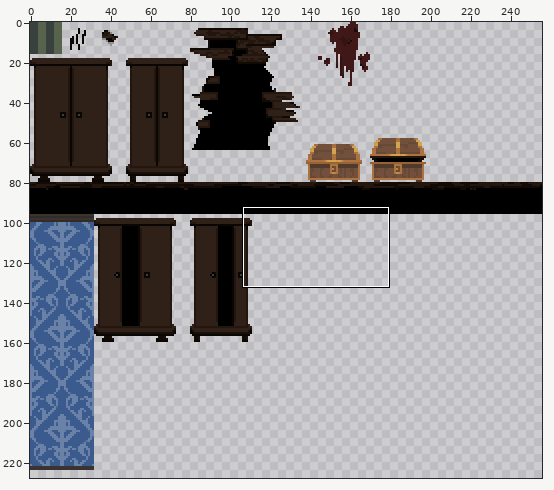
Sprite sheet -- core/assets/mansion_tiles.png. The first picture is a wide view before the edit; the outline marks the close-up.
Close-up. Before the edit:
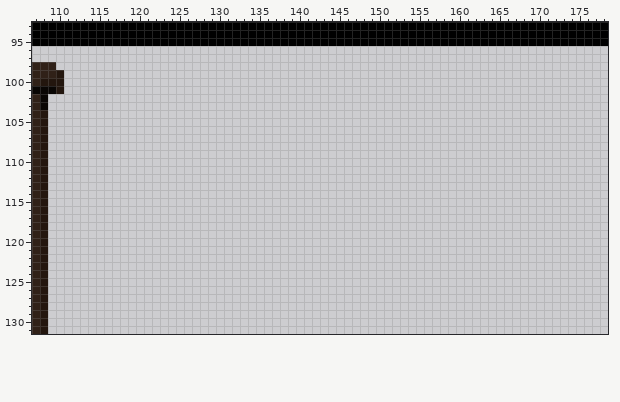
The file is 256x256 pixels. Pixels under 10% opacity are left out. Colours within 5 levels of each other are drawn and written as one. Shown: x 107..178, y 93..131. The wide view leaves out empty margins. The commit also changed other parts of the picture, which this record leaves out.
After the commit:
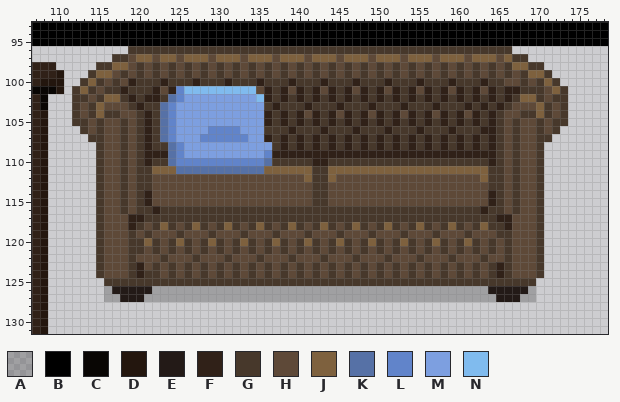
Palette (. is transparent): A #00000038  B #000000  C #090604  D #23160e  E #231a17  F #302118  G #47382b  H #5e4938  J #7e613e  K #5671a6  L #6184ca  M #7d9fe0  N #80bbee
The edit:
@@ x 107..178 @@
  95 BBBBBBBBBBBBBBBBBBBBBBBBBBBBBBBBBBBBBBBBBBBBBBBBBBBBBBBBBBBBBBBBBBBBBBBB
- 96 ........................................................................
- 97 ........................................................................
- 98 FFF.....................................................................
- 99 FFFD....................................................................
-100 FDDD....................................................................
-101 CCCD....................................................................
-102 FC......................................................................
-103 FC......................................................................
-104 FD......................................................................
-105 FD......................................................................
-106 FD......................................................................
-107 FD......................................................................
-108 FD......................................................................
-109 FD......................................................................
-110 FD......................................................................
-111 FD......................................................................
-112 FD......................................................................
-113 FD......................................................................
-114 FD......................................................................
-115 FD......................................................................
-116 FD......................................................................
-117 FD......................................................................
-118 FD......................................................................
-119 FD......................................................................
-120 FD......................................................................
-121 FD......................................................................
-122 FD......................................................................
-123 FD......................................................................
-124 FD......................................................................
-125 FD......................................................................
-126 FD......................................................................
-127 FD......................................................................
+ 96 ............GGGGGGGGGGGGGGGGGGGGGGGGGGGGGGGGGGGGGGGGGGGGGGGG............
+ 97 ..........GGHJJHJJHJJJHJJJHJJJHJJJHJJJHJJJHJJJHJJJHJJJHJJJHJGG..........
+ 98 FFF.....GGJJHGHGHGHGHGHGHGHGHGHGHGHGHGHGHGHGHGHGHGHGHGHGHGHGJJGG........
+ 99 FFFD...GJJHGHGHGHGHGHGHGHGHGHGHGHGHGHGHGHGHGHGHGHGHGHGHGHGHGHGJJG.......
+100 FDDD..GJGHGHFGGGFGGGFGGGFGGGFGGGFGGGFGGGFGGGFGGGFGGGFGGGFGGHHGHGJG......
+101 CCCD.GJGHGGFGGGFHFLNNNNNNNNNHFGFHFGFHFGFHFGFHFGFHFGFHFGFHFGFFGGGHJG.....
+102 FC...GGHGJJGFGFFGKLMMMMMMMMMNFGFGFGFGFGFGFGFGFGFGFGFGFGFGFGFGJJGHGG.....
+103 FC...GHGJHHHGFGGKLMMMMMMMMMMMGFGGGFGGGFGGGFGGGFGGGFGGGFGFGFGHHHJGHG.....
+104 FD...GHGJGGHHGFGKLMMMMMMMMMMMFGFGFHFGFHFGFHFGFHFGFHFGFHFGFGHHGGJGHG.....
+105 FD...GGHGHHGHGFGKLMMMMMMMMMMMFGFGFGFGFGFGFGFGFGFGFGFGFGFGFGHGHHGHGG.....
+106 FD....GHGHHGHGFGKLMMMMLLLLMMMGGGFGGGFGGGFGGGFGGGFGGGFGGGFFGHGHHGHG......
+107 FD.....GGHHGHGFGKLMMMLLLLLLMMFGFGFGFGFGFGFGFGFGFGFGFGFGFGFGHGHHGG.......
+108 FD......GHHGHGFGGKLMMMMMMMMMMMGFGFGFGFGFGFGFGFGFGFGFGFGFGFGHGHHG........
+109 FD......GHHGHGFFFKLMMMMMMMMMMLFFFFFFFFFFFFFFFFFFFFFFFFFFFFGHGHHG........
+110 FD......GHHGHGFGGKLLLLLLLLLLLKGGGGGFFGGGGGGGGGGGGGGGGGGGGFGHGHHG........
+111 FD......GHHGHGGJJJKKKKKKKKKKKJJJJJJGGJJJJJJJJJJJJJJJJJJJJGGHGHHG........
+112 FD......GHHGHGGHHHHHHHHHHHHHHHHHHHJGGJHHHHHHHHHHHHHHHHHHJGGHGHHG........
+113 FD......GHHGHGGHHHHHHHHHHHHHHHHHHHHGGHHHHHHHHHHHHHHHHHHHHGGHGHHG........
+114 FD......GHHGHGFHHHHHHHHHHHHHHHHHHHHGGHHHHHHHHHHHHHHHHHHHHFGHGHHG........
+115 FD......GHHGHGFHHHHHHHHHHHHHHHHHHHHGGHHHHHHHHHHHHHHHHHHHHFGHGHHG........
+116 FD......GHHGHGGFGGGGGGGGGGGGGGGGGGGGGGGGGGGGGGGGGGGGGGGGFGGHGHHG........
+117 FD......GHHHFFGGGGGGGGGGGGGGGGGGGGGGGGGGGGGGGGGGGGGGGGGGGGFFHHHG........
+118 FD......GHHHFGHGJGHGJGHGJGHGJGHGJGHGJGHGJGHGJGHGJGHGJGHGJGGFHHHG........
+119 FD......GHHHGHGHHHGHHHGHHHGHHHGHHHGHHHGHHHGHHHGHHHGHHHGHHHGGHHHG........
+120 FD......GHHHGGJGHGJGHGJGHGJGHGJGHGJGHGJGHGJGHGJGHGJGHGJGHGHGHHHG........
+121 FD......GHHHGGHGHGHGHGHGHGHGHGHGHGHGHGHGHGHGHGHGHGHGHGHGHGHGHHHG........
+122 FD......GHHHGHHHGHHHGHHHGHHHGHHHGHHHGHHHGHHHGHHHGHHHGHHHGHHGHHHG........
+123 FD......GHHHGFHGHGHGHGHGHGHGHGHGHGHGHGHGHGHGHGHGHGHGHGHGHGFGHHHG........
+124 FD......GHHHGFGGHGHGHGHGHGHGHGHGHGHGHGHGHGHGHGHGHGHGHGHGHGFGHHHG........
+125 FD.......GGGGGGGGGGGGGGGGGGGGGGGGGGGGGGGGGGGGGGGGGGGGGGGGGGGGGG.........
+126 FD.......AEEEEEAAAAAAAAAAAAAAAAAAAAAAAAAAAAAAAAAAAAAAAAAAEEEEEA.........
+127 FD.......AAEEEAAAAAAAAAAAAAAAAAAAAAAAAAAAAAAAAAAAAAAAAAAAAEEEAA.........
 128 FD......................................................................
